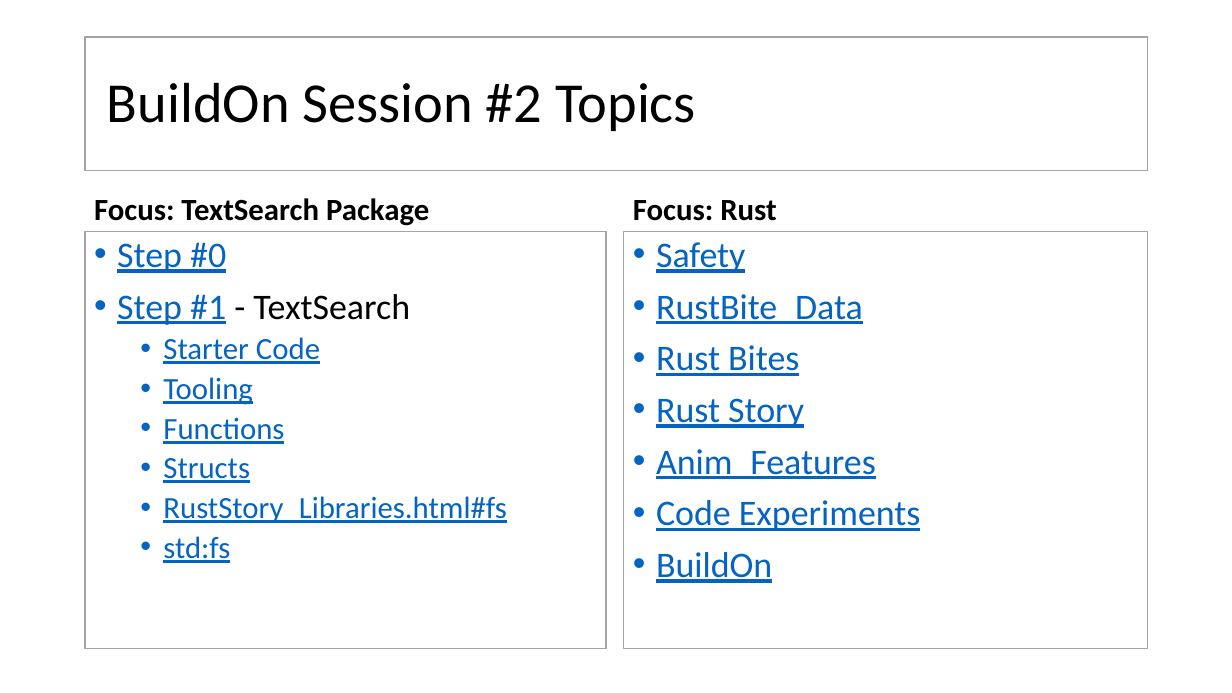
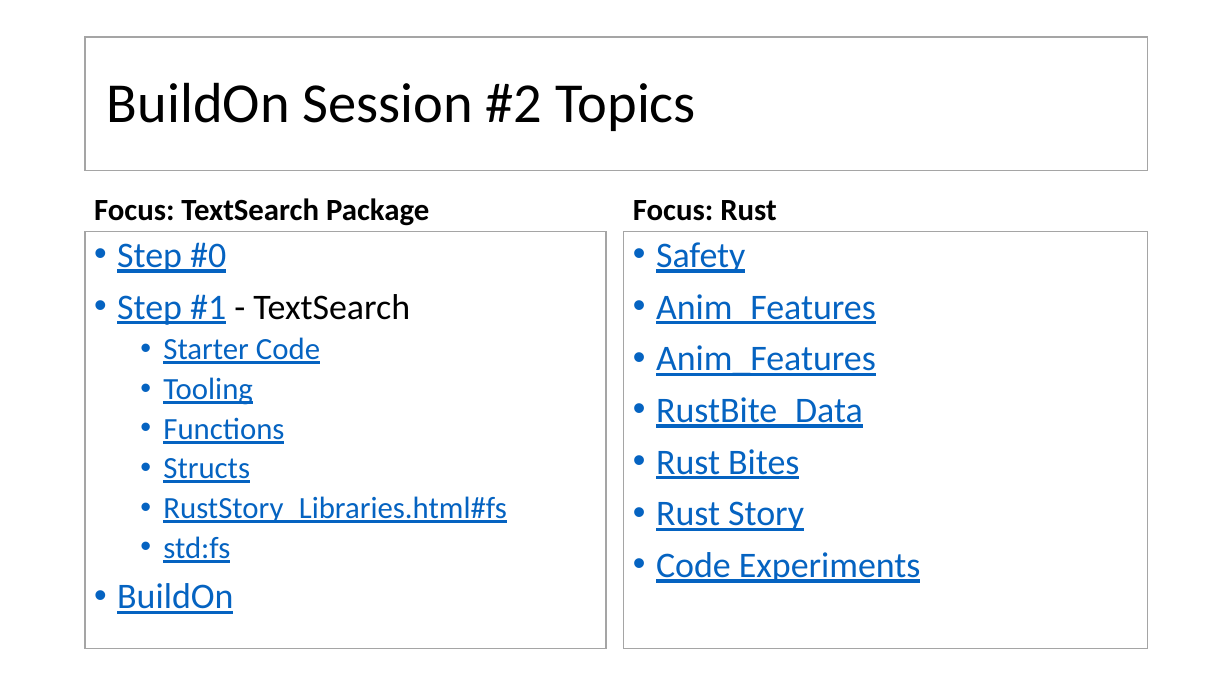
Before and after one commit to JimFawcett/JimFawcett.github.io, a slide deck: slide 6 of Resources/Build-On-2.pptx. Drawn at 1232x693 pixels with LibreOffice and Linux fonts; fonts in the diff are those of the drawing. Boxes give left, top, right and bottom in pixels: in the first picture for what was removed or moved away, otherwise in the second. Text is boxed around its words. In the diff, an @@ line names an element or a change of style, - is before the commit and + after.

```diff
--- a/Resources/Build-On-2.pptx
+++ b/Resources/Build-On-2.pptx
@@ text at [656,294,876,376]: paragraphs added @@
+• Anim_Features
+• Anim_Features
@@ text at [656,449,876,479]: paragraph removed @@
-• Anim_Features
@@ text at [656,552,772,583]: paragraph removed @@
-• BuildOn
@@ text at [117,583,233,614]: paragraph added @@
+• BuildOn
```
Also in this commit, not shown: 3 other files.
